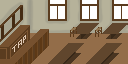
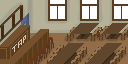
Layered file, before and after one edit (128px x 64px). Changes by layer:
added layer "Layer 4" above "Capa 11" over [121, 27, 128, 40]
painted on "Capa 11" over [63, 24, 128, 64]
renamed "Capa 13" to "Capa 13 copia copy 2", moved it above "Capa 13 copia copy", painted on it over [95, 26, 109, 40]
renamed "Capa 13 copia" to "Capa 13 copia copy", moved it above "Layer 4 copy 3", painted on it over [67, 27, 102, 41]
added layer "Layer 4 copy 3" above "Layer 4 copy 2" over [70, 47, 87, 64]
added layer "Layer 4 copy 2" above "Capa 10" over [109, 47, 126, 64]
added layer "Layer 4 copy 5" above "Layer 4 copy 4" over [47, 45, 64, 64]
added layer "Layer 4 copy 4" above "Layer 5 copy 6" over [85, 47, 102, 64]
added layer "Layer 5 copy 6" above "Capa 8" over [27, 37, 54, 64]
added layer "Layer 6" above "Layer 5" over [26, 13, 29, 25]
added layer "Layer 5" above "Capa 12" over [21, 13, 29, 25]
painted on "Capa 12" over [27, 33, 128, 64]
